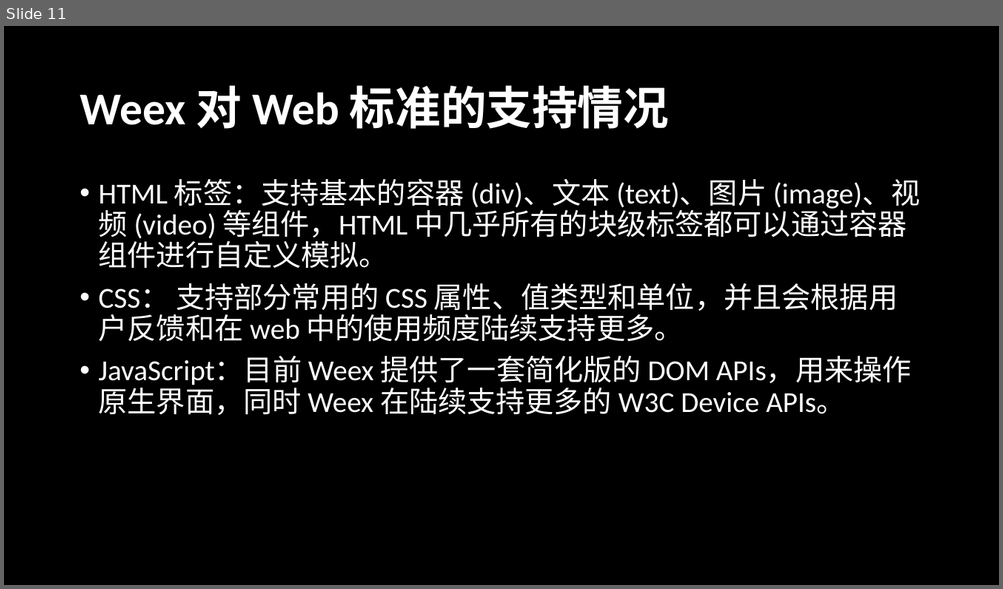
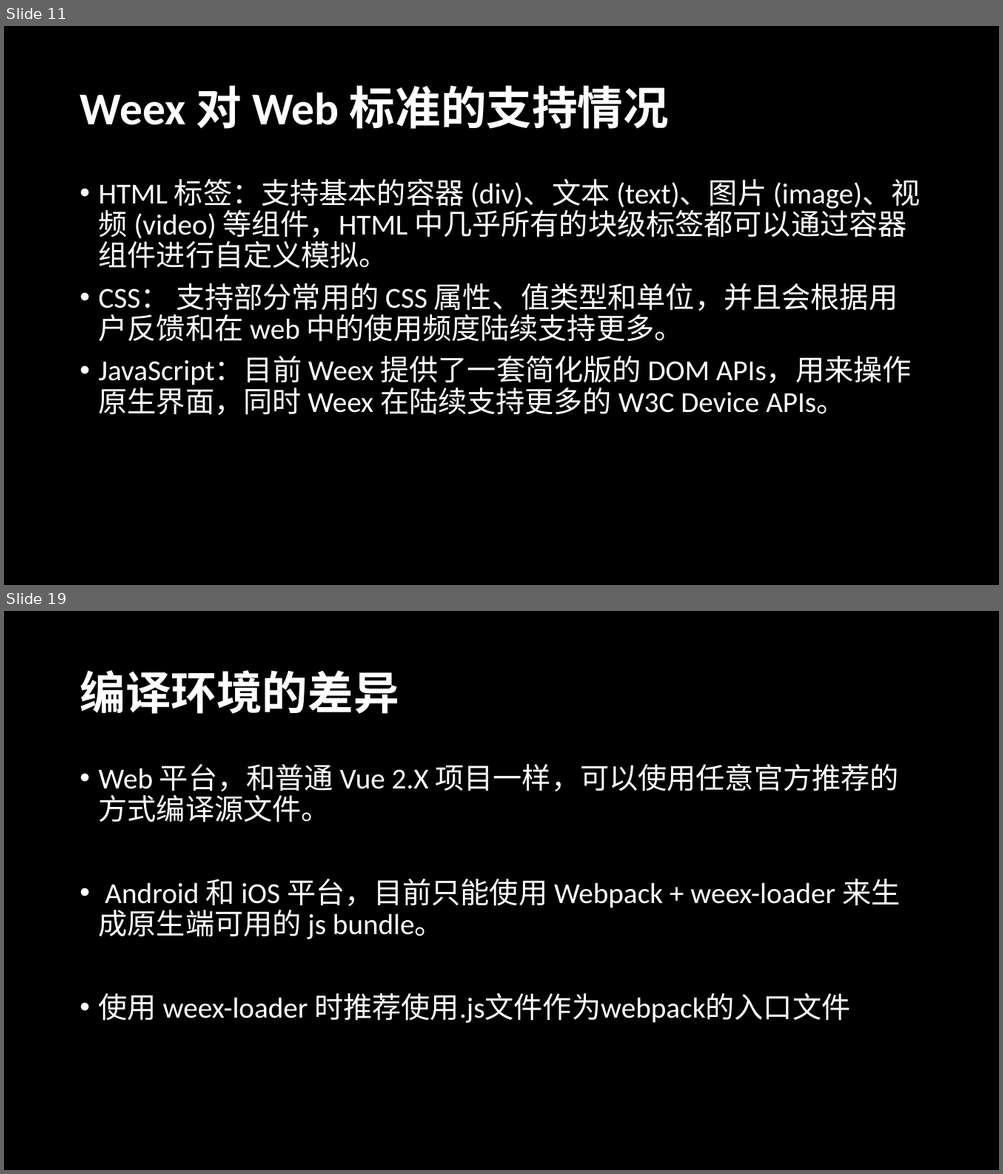
Before and after one commit to radiofly19841018/demo-weex, a slide deck: ppt/演示文稿1.pptx. Shown one above the other, each under a label of ours: slide 11 before the commit, slides 11 and 19 after it; the slides between them are not shown. The pictures are 1003x589 and 1003x1174 pixels, drawn with LibreOffice and Linux fonts; fonts in the diff are those of the drawing. Boxes give left, top, right and bottom in pixels: in the first picture for what was removed or moved away, otherwise in the second. Text is boxed around its words. In the diff, an @@ line names an element or a change of style, - is before the commit and + after.

```diff
--- a/ppt/演示文稿1.pptx
+++ b/ppt/演示文稿1.pptx
@@ slide 19 added at <box>4,611,999,1170</box>, background #000000 @@
@@ title added at <box>79,670,398,714</box>, 44 pt, text #FFFFFF, bold @@
+编译环境的差异
@@ text added at <box>99,764,899,1023</box>, 28 pt, text #FFFFFF @@
+• Web 平台，和普通 Vue 2.X 项目一样，可以使用任意官方推荐的方式编译源文件。
+• Android 和 iOS 平台，目前只能使用 Webpack + weex-loader 来生成原生端可用的 js bundle。
+• 使用 weex-loader 时推荐使用.js文件作为webpack的入口文件
```
Also in this commit, not shown: 3 slides changed, 4 other slides added.
